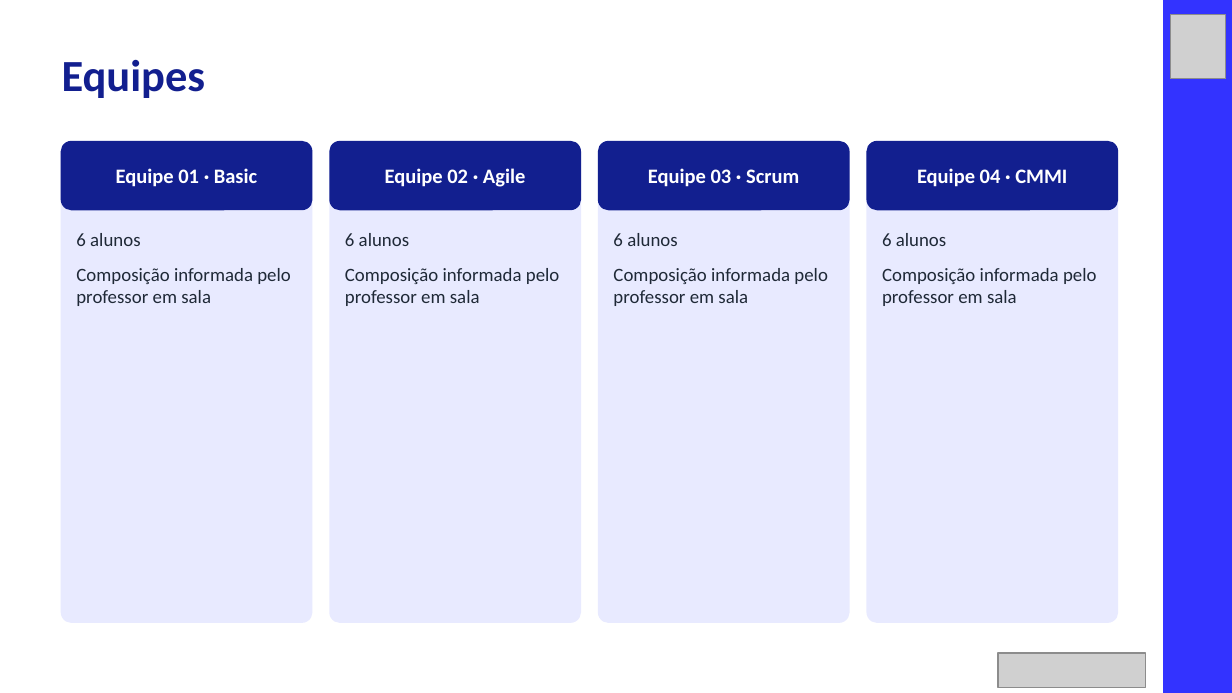
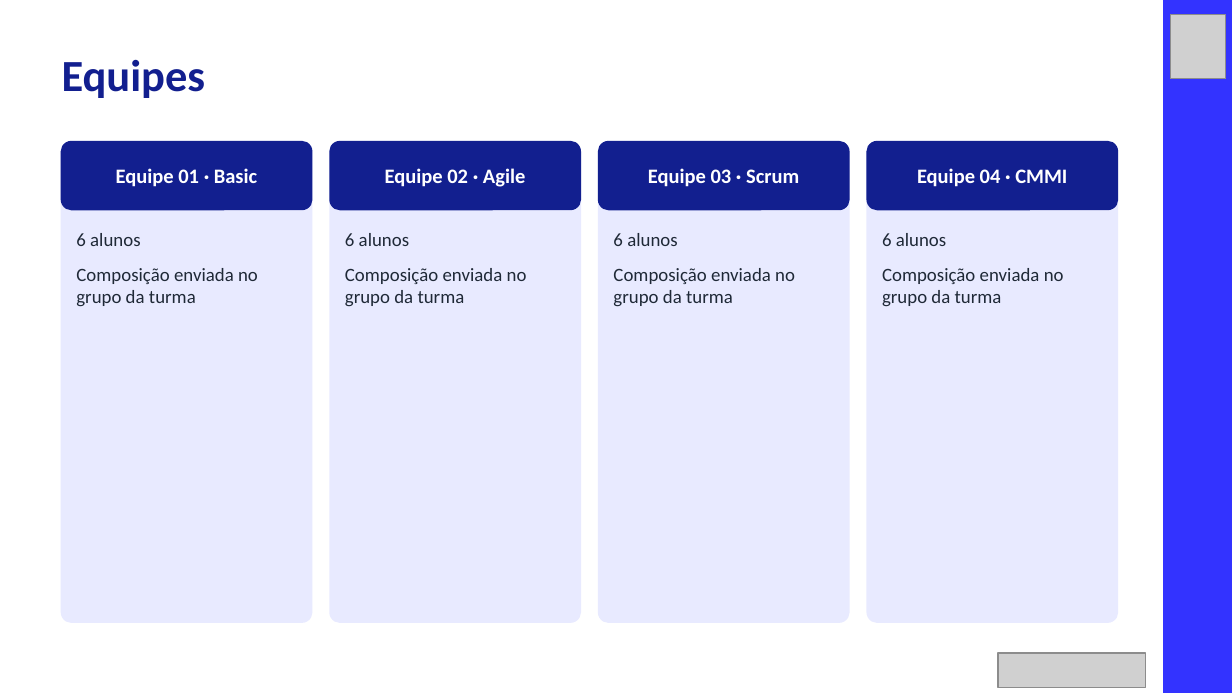
Before and after one commit to unifor-docente/azure-devops-planejamento-hands-on, a slide deck: slide 21 of slides/Apresentacao_Azure_DevOps_2026-09-29.pptx. Drawn at 1232x693 pixels with LibreOffice and Linux fonts; fonts in the diff are those of the drawing; grey boxes stand for pictures. Boxes give left, top, right and bottom in pixels: in the first picture for what was removed or moved away, otherwise in the second. Text is boxed around its words. In the diff, an @@ line names an element or a change of style, - is before the commit and + after.

```diff
--- a/slides/Apresentacao_Azure_DevOps_2026-09-29.pptx
+++ b/slides/Apresentacao_Azure_DevOps_2026-09-29.pptx
@@ text at bbox=[76, 268, 258, 307]: text changed @@
-Composição informada pelo professor em sala
+Composição enviada no grupo da turma
@@ text at bbox=[345, 268, 527, 306]: text changed @@
-Composição informada pelo professor em sala
+Composição enviada no grupo da turma
@@ text at bbox=[613, 268, 795, 307]: text changed @@
-Composição informada pelo professor em sala
+Composição enviada no grupo da turma
@@ text at bbox=[882, 268, 1064, 306]: text changed @@
-Composição informada pelo professor em sala
+Composição enviada no grupo da turma
```
Also in this commit, not shown: 2 other slides changed, 9 other files.
